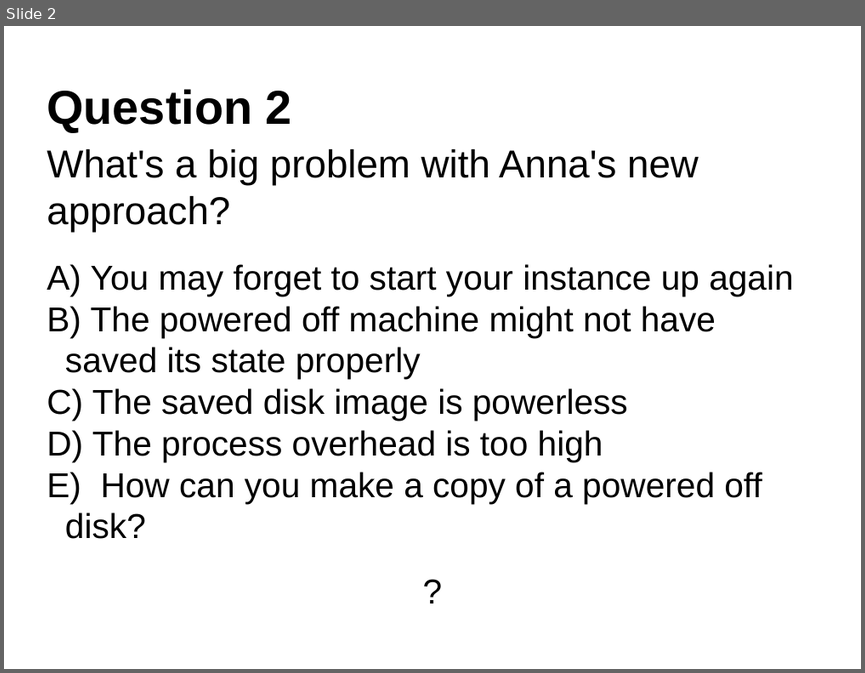
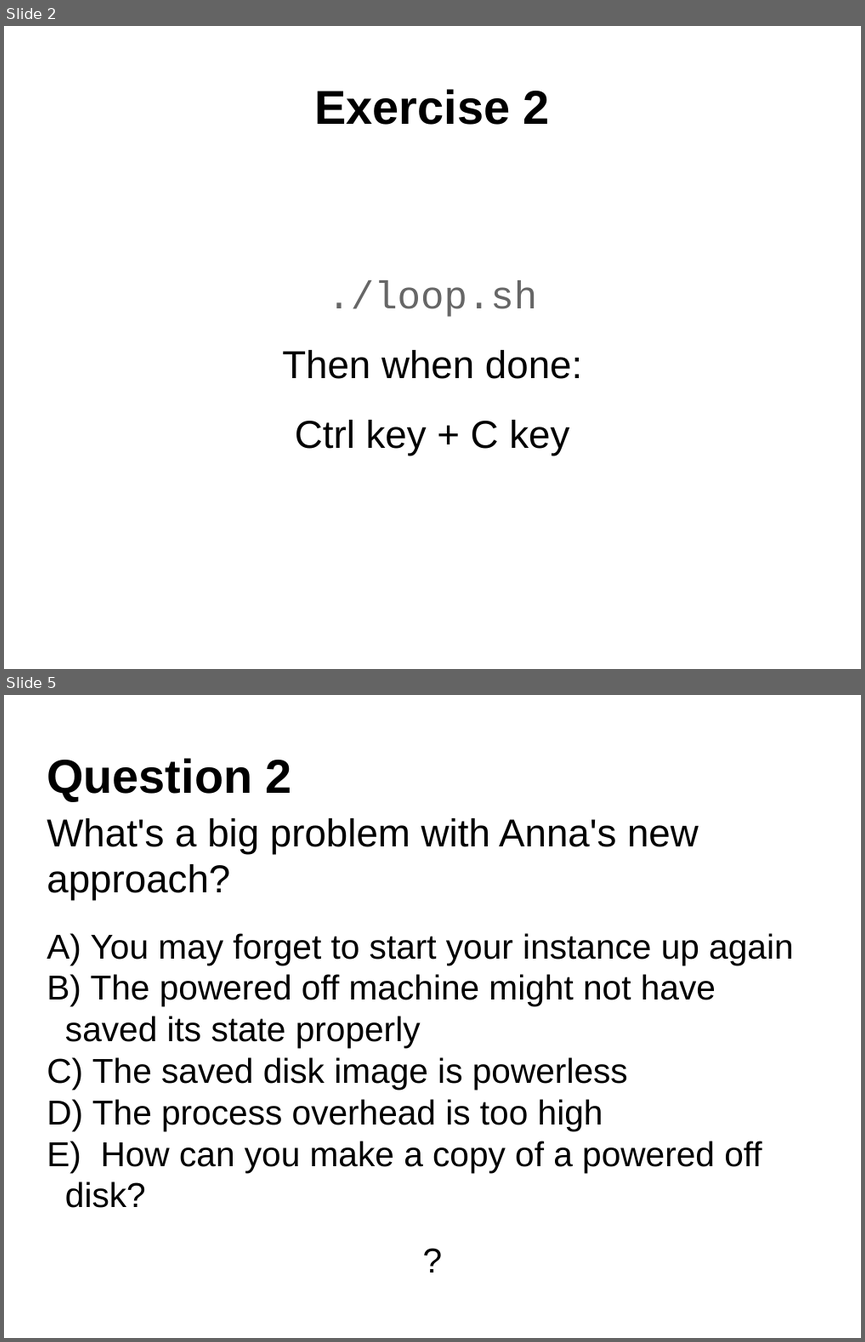
Before and after one commit to resbaz/nectar-cloud-lessons, a slide deck: Lessons/Lesson_VI/Lesson_VI_Questions.pptx. Shown one above the other, each under a label of ours: slide 2 before the commit, slides 2 and 5 after it; the slides between them are not shown. The pictures are 865x673 and 865x1342 pixels, drawn with LibreOffice and Linux fonts; fonts in the diff are those of the drawing. Boxes give left, top, right and bottom in pixels: in the first picture for what was removed or moved away, otherwise in the second. Text is boxed around its words. In the diff, an @@ line names an element or a change of style, - is before the commit and + after.

```diff
--- a/Lessons/Lesson_VI/Lesson_VI_Questions.pptx
+++ b/Lessons/Lesson_VI/Lesson_VI_Questions.pptx
@@ slide 2 added at [4, 26, 861, 669], background #FFFFFF @@
@@ text added at [315, 89, 550, 125], 44 pt, text #000000, bold @@
+Exercise 2
@@ text added at [282, 280, 582, 455], 36 pt, text #000000 @@
+./loop.sh
+Then when done:
+Ctrl key + C key
@@ what was slide 2 is now slide 5 @@
```
Also in this commit, not shown: 8 other slides added, 2 other files.
